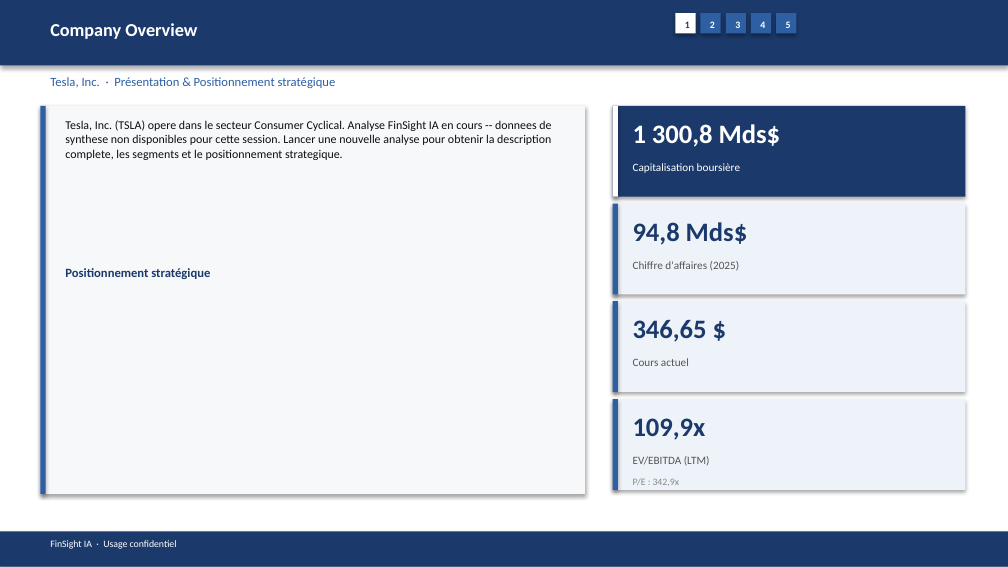
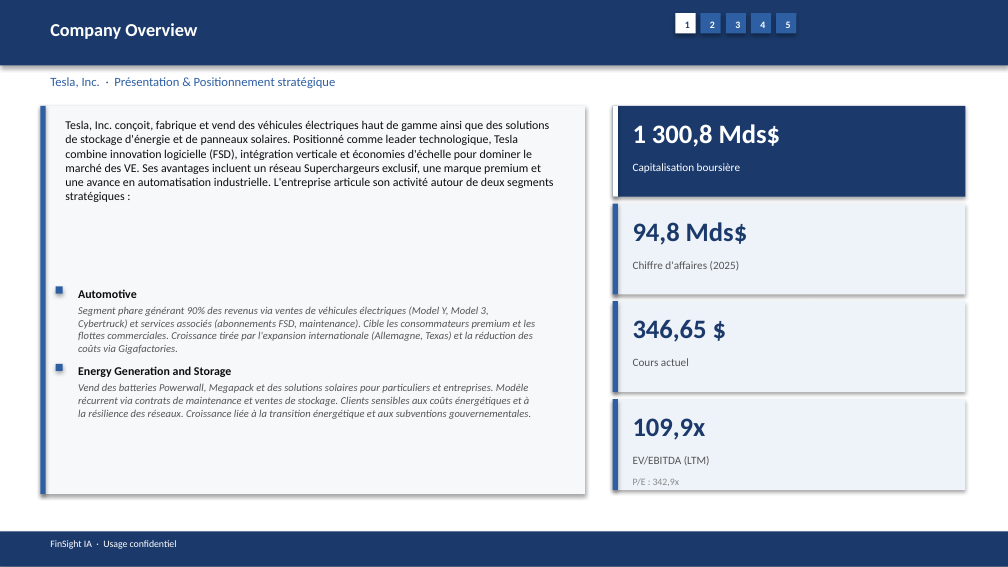
Before and after one commit to baptistejeh07-art/finsight-ia, a slide deck: slide 5 of preview/TSLA/TSLA_pitchbook.pptx. Drawn at 1008x567 pixels with LibreOffice and Linux fonts; fonts in the diff are those of the drawing. Boxes give left, top, right and bottom in pixels: in the first picture for what was removed or moved away, otherwise in the second. Text is boxed around its words. In the diff, an @@ line names an element or a change of style, - is before the commit and + after.

Commit message:
chore(preview): TSLA outputs regeneres

```diff
--- a/preview/TSLA/TSLA_pitchbook.pptx
+++ b/preview/TSLA/TSLA_pitchbook.pptx
@@ text at (65, 120, 553, 202): text changed @@
-Tesla, Inc. (TSLA) opere dans le secteur Consumer Cyclical. Analyse FinSight IA en cours -- donnees de synthese non disponibles pour cette session. Lancer une nouvelle analyse pour obtenir la description complete, les segments et le positionnement strategique.
+Tesla, Inc. conçoit, fabrique et vend des véhicules électriques haut de gamme ainsi que des solutions de stockage d'énergie et de panneaux solaires. Positionné comme leader technologique, Tesla combine innovation logicielle (FSD), intégration verticale et économies d'échelle pour dominer le marché des VE. Ses avantages incluent un réseau Superchargeurs exclusif, une marque premium et une avance en automatisation industrielle. L'entreprise articule son activité autour de deux segments stratégiques :
@@ text removed at (65, 268, 210, 279) @@
-Positionnement stratégique
@@ rectangle added at (55, 286, 62, 293), fill #2E5FA3 @@
@@ text added at (78, 289, 137, 298), 8.5 pt, text #0D0D0D, bold @@
+Automotive
@@ text added at (78, 306, 536, 354), 7.5 pt, text #555555, italic @@
+Segment phare générant 90% des revenus via ventes de véhicules électriques (Model Y, Model 3, Cybertruck) et services associés (abonnements FSD, maintenance). Cible les consommateurs premium et les flottes commerciales. Croissance tirée par l'expansion internationale (Allemagne, Texas) et la réduction des coûts via Gigafactories.
@@ rectangle added at (55, 364, 62, 371), fill #2E5FA3 @@
@@ text added at (78, 366, 231, 377), 8.5 pt, text #0D0D0D, bold @@
+Energy Generation and Storage
@@ text added at (78, 383, 531, 419), 7.5 pt, text #555555, italic @@
+Vend des batteries Powerwall, Megapack et des solutions solaires pour particuliers et entreprises. Modèle récurrent via contrats de maintenance et ventes de stockage. Clients sensibles aux coûts énergétiques et à la résilience des réseaux. Croissance liée à la transition énergétique et aux subventions gouvernementales.
```
Also in this commit, not shown: 15 other slides changed, 4 other files.
